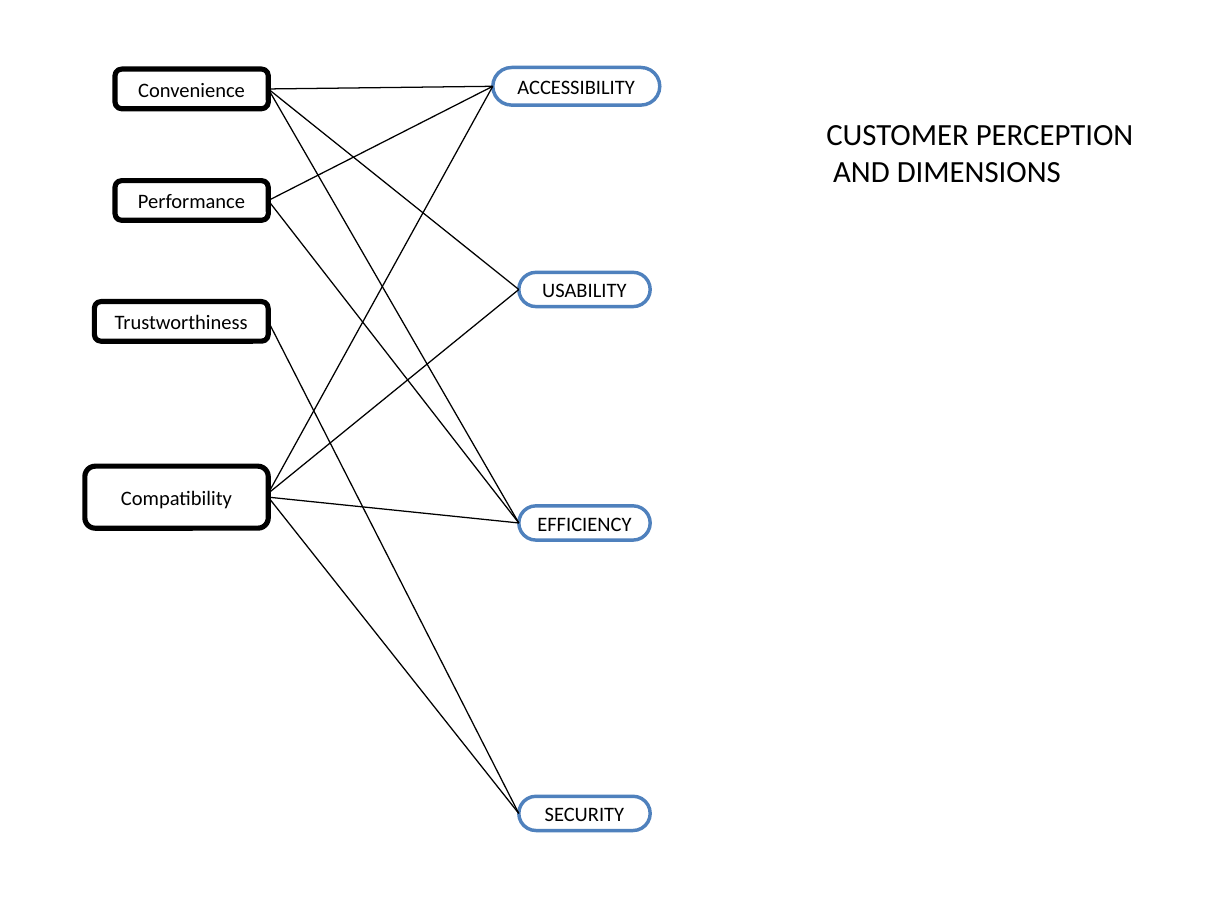
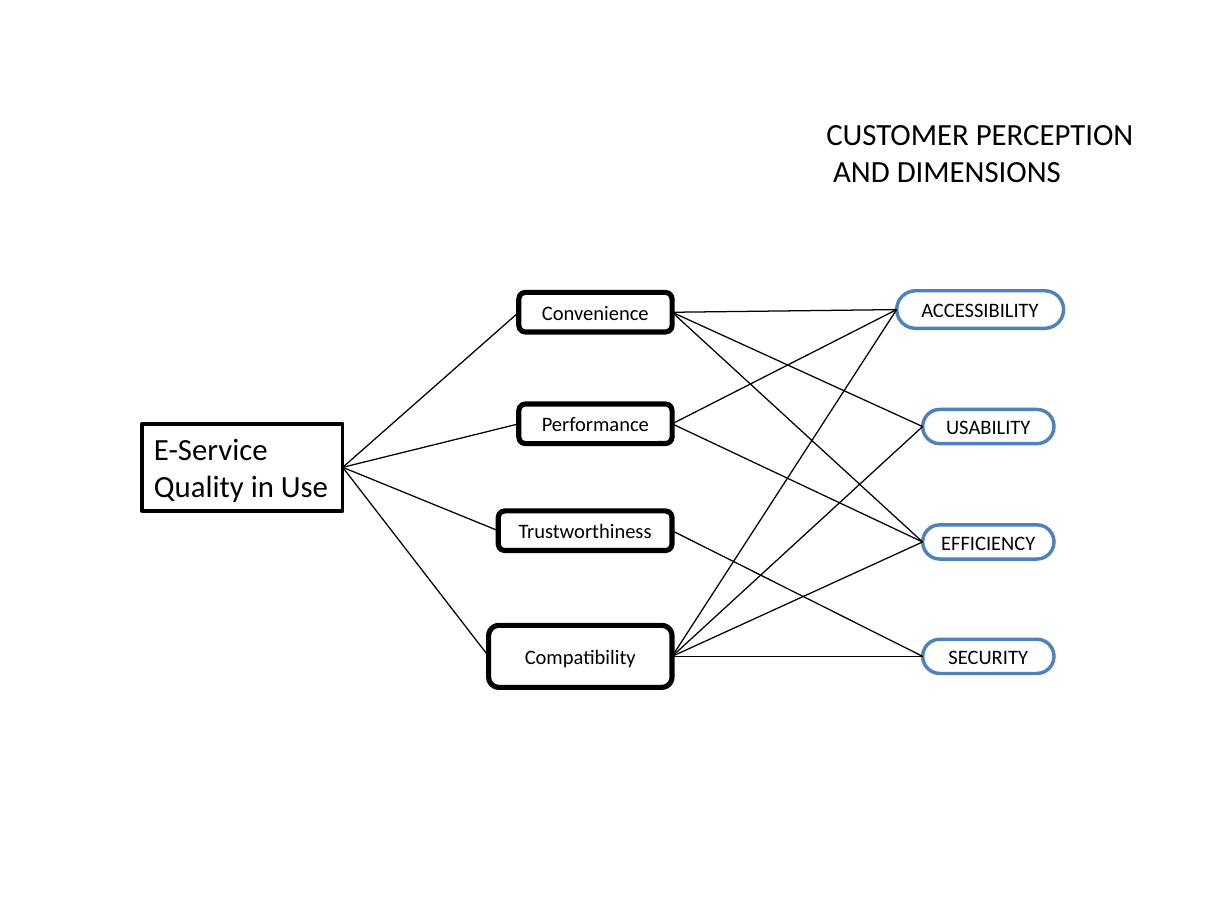
Before and after one commit to paxian/finalexam, a slide deck: slide 5 of model.pptx. Drawn at 1232x924 pixels with LibreOffice and Linux fonts; fonts in the diff are those of the drawing. Boxes give left, top, right and bottom in pixels: in the first picture for what was removed or moved away, otherwise in the second. Text is boxed around its words. In the diff, an @@ line names an element or a change of style, - is before the commit and + after.

```diff
--- a/model.pptx
+++ b/model.pptx
@@ line added from (342, 467) to (519, 312), #000000 0.75 pt @@
@@ 3 rounded rectangles, 2 lines: place and size @@
-3 rounded rectangles, 2 lines at <box>115,68,660,221</box>
+3 rounded rectangles, 2 lines at <box>519,291,1064,444</box>
@@ line moved from (269, 493) - (493, 86) to (673, 657) - (897, 309) @@
@@ line moved from (269, 89) - (519, 290) to (673, 312) - (923, 426) @@
@@ line moved from (269, 89) - (519, 524) to (673, 312) - (923, 542) @@
@@ rounded rectangle "USABILITY": place and size @@
-rounded rectangle "USABILITY" at <box>519,272,650,307</box>
+rounded rectangle "USABILITY" at <box>923,409,1055,444</box>
@@ rectangle added at <box>142,424,342,511</box>, fill #FFFFFF, outline #000000 2 pt, 18 pt, text #000000 @@
+E-Service
+Quality in Use
@@ line added from (342, 467) to (519, 424), #000000 0.75 pt @@
@@ line moved from (269, 493) - (519, 290) to (673, 657) - (923, 426) @@
@@ line moved from (269, 201) - (519, 524) to (673, 424) - (923, 542) @@
@@ line added from (342, 467) to (498, 531), #000000 0.75 pt @@
@@ line added from (342, 467) to (489, 657), #000000 0.75 pt @@
@@ rounded rectangle "Trustworthiness": place and size @@
-rounded rectangle "Trustworthiness" at <box>95,302,269,341</box>
+rounded rectangle "Trustworthiness" at <box>498,511,671,551</box>
@@ line moved from (269, 322) - (519, 813) to (673, 531) - (923, 657) @@
@@ rounded rectangle "EFFICIENCY": place and size @@
-rounded rectangle "EFFICIENCY" at <box>519,506,650,541</box>
+rounded rectangle "EFFICIENCY" at <box>923,525,1055,559</box>
@@ line moved from (269, 498) - (519, 524) to (673, 657) - (923, 542) @@
@@ rounded rectangle "Compatibility": place and size @@
-rounded rectangle "Compatibility" at <box>85,466,269,527</box>
+rounded rectangle "Compatibility" at <box>489,626,673,687</box>
@@ line moved from (269, 498) - (519, 813) to (673, 657) - (923, 657) @@
@@ rounded rectangle "SECURITY": place and size @@
-rounded rectangle "SECURITY" at <box>519,796,650,830</box>
+rounded rectangle "SECURITY" at <box>923,639,1055,674</box>
```
Also in this commit, not shown: 5 other slides changed, 1 other file.
